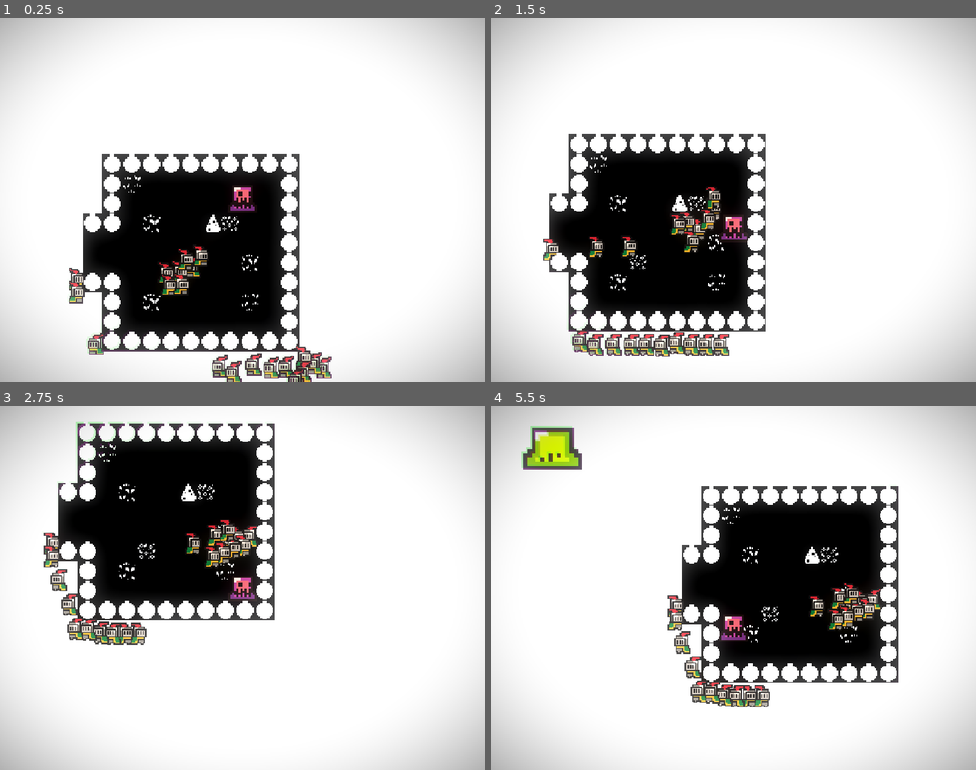
Above: before the commit, frames 1-4 (two rows, left to right).
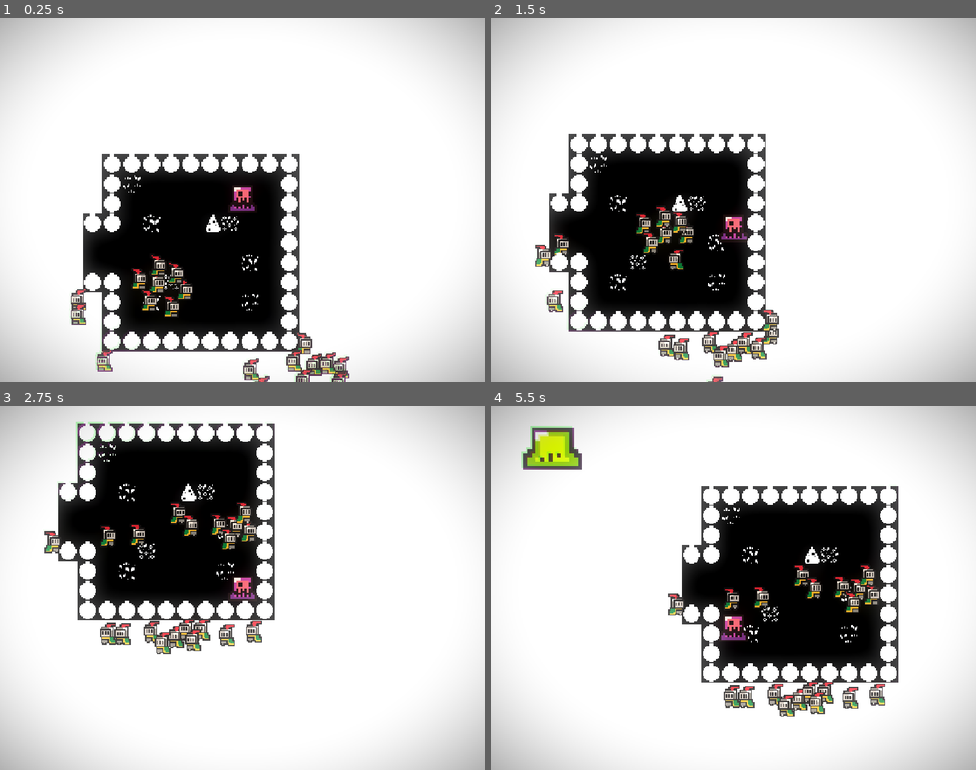
Above: after the commit, the same moments.

Repository: Octaniko/EnemyOfNone
Game: Godot game, scene res://scenes/world.tscn
Same seed, same stepped clock (60 frames per second), same inputs: the game is played once before the commit and once after it.
Inputs:
- Up to frame 1 (0.25 s): no input
- Up to frame 2 (1.5 s): hold D (right) 0.53-1.28 s; hold E (dismiss) 0.53-1.28 s; hold S (down) from 1.28 s (still down); tap Shift (recall) at 1.35 s
- Up to frame 3 (2.75 s): release S (down) at 2.03 s; hold D (right) from 2.03 s (still down); hold Space (rush) from 2.03 s (still down)
- Up to frame 4 (5.5 s): release D (right) at 2.78 s; release Space (rush) at 2.78 s; hold W (up) 2.78-3.53 s; tap E (dismiss) at 2.85 s; hold Shift (recall) 3.53-4.28 s; hold A (left) 3.53-5.03 s; tap Space (rush) at 4.35 s; hold S (down) from 5.03 s (still down); hold E (dismiss) from 5.03 s (still down)

The runs differ from the first frame. In frame 1, 3.5% of the frame differs, in the area x 14-72%, y 62-100%; in frame 2, 4.2%, in the area x 9-60%, y 46-100%; in frame 3, 3.9%; in frame 4, 3.9%.

Commit message:
fix: Fix avoidance not working

Diff:
--- a/entities/player/player.tscn
+++ b/entities/player/player.tscn
@@ -62,7 +62,7 @@
 
 [node name="Player" type="CharacterBody2D" groups=["player", "targets"]]
 script = ExtResource("1_3vyb7")
-follow_distance = 0.1
+follow_distance = 0.2
 
 [node name="AnimatedSprite2D" type="AnimatedSprite2D" parent="."]
 position = Vector2(0, -10)
--- a/entities/unit/states/unit_follow.gd
+++ b/entities/unit/states/unit_follow.gd
@@ -3,8 +3,6 @@
 @export var rush_state: State = null
 @export var idle_state: State = null
 @export var follow_speed := 200.0
-
-@onready var parent_animations: AnimatedSprite2D = $"../../AnimatedSprite2D"
 
 func enter() -> void:
 	move_speed = follow_speed
@@ -25,17 +23,26 @@
 func process_physics(delta: float) -> State:
 	if parent and parent.has_method("get_follow_target_position"):
 		parent.navigation_agent_2d.target_position = parent.get_follow_target_position()
+
 	if parent.navigation_agent_2d.is_navigation_finished():
 		parent.velocity = Vector2.ZERO
-		parent_animations.play("idle")
+		parent.animations.play("idle")
 		return null
 
 	var current_agent_position = parent.global_position
 	var next_path_position = parent.navigation_agent_2d.get_next_path_position()
-	var dir = (next_path_position - current_agent_position).normalized()
+	var direction = (next_path_position - current_agent_position).normalized()
+	var new_direction = direction * move_speed
 
-	parent.velocity = dir * move_speed
+	if parent.navigation_agent_2d.avoidance_enabled:
+		parent.navigation_agent_2d.set_velocity(new_direction)
+	else:
+		_on_navigation_agent_2d_velocity_computed(new_direction)
+
 	parent.move_and_slide()
 	parent.animations.flip_h = parent.velocity.x < 0
 
 	return null
+
+func _on_navigation_agent_2d_velocity_computed(safe_velocity: Vector2) -> void:
+	parent.velocity = safe_velocity
--- a/entities/unit/unit.tscn
+++ b/entities/unit/unit.tscn
@@ -199,7 +199,7 @@
 animation_name = "idle"
 
 [node name="NavigationAgent2D" type="NavigationAgent2D" parent="." groups=["targets", "units"]]
-target_desired_distance = 20.0
+target_desired_distance = 11.1
 path_postprocessing = 1
 avoidance_enabled = true
 radius = 5.0
@@ -211,6 +211,6 @@
 [node name="CollisionShape2D" type="CollisionShape2D" parent="DetectionArea"]
 shape = SubResource("CircleShape2D_p0kfm")
 
-[connection signal="velocity_computed" from="NavigationAgent2D" to="." method="_on_navigation_agent_2d_velocity_computed"]
+[connection signal="velocity_computed" from="NavigationAgent2D" to="StateMachine/Follow" method="_on_navigation_agent_2d_velocity_computed"]
 [connection signal="body_entered" from="DetectionArea" to="." method="_on_detection_area_body_entered"]
 [connection signal="body_exited" from="DetectionArea" to="." method="_on_detection_area_body_exited"]
